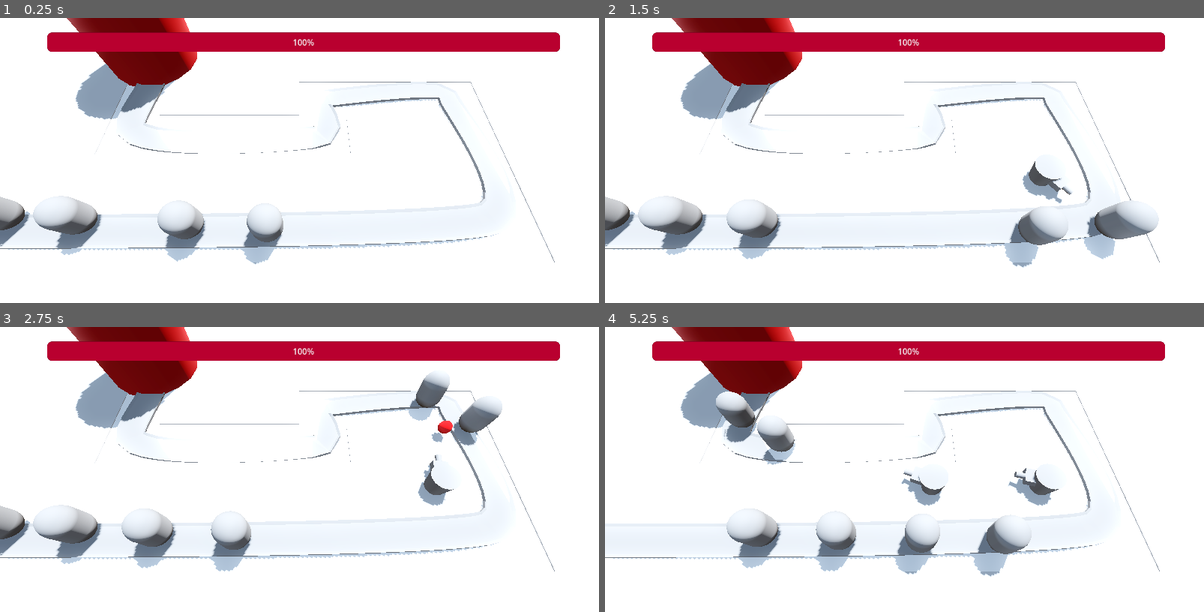
Above: before the commit, frames 1-4 (two rows, left to right).
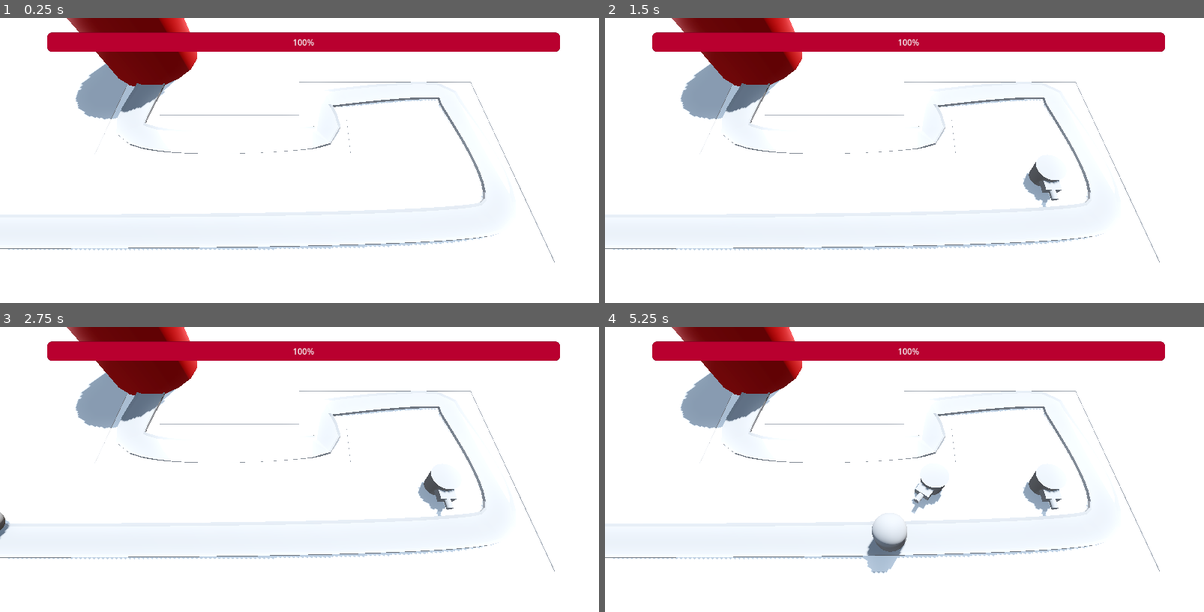
Above: after the commit, the same moments.

Repository: vishal-ahirwar/Barbarian
Game: Godot game, scene res://Level/base_level.tscn
Two runs of this game, one before a commit and one after it. Both use one fixed random seed, a clock stepped at 60 frames per second and the inputs below.
Inputs (mouse positions are in pixels of both pictures, inside the frame that each line leads up to):
- Up to frame 1 (0.25 s): no input
- Up to frame 2 (1.5 s): move the mouse to (1036, 169) at 0.52 s; right-click (1036, 169) at 0.6 s; move the mouse to (784, 203) at 1.27 s; right-click (784, 203) at 1.35 s
- Up to frame 3 (2.75 s): move the mouse to (359, 421) at 2.02 s; right-click (359, 421) at 2.1 s
- Up to frame 4 (5.25 s): move the mouse to (874, 563) at 2.77 s; right-click (874, 563) at 2.85 s; move the mouse to (1084, 546) at 3.52 s; right-click (1084, 546) at 3.6 s; move the mouse to (724, 443) at 4.27 s; right-click (724, 443) at 4.35 s; move the mouse to (934, 495) at 5.02 s; right-click (934, 495) at 5.1 s

The runs differ from the first frame. In frame 1, 3.2% of the frame differs, in the area x 0-48%, y 62-87%; in frame 2, 5.3%; in frame 3, 5.0%; in frame 4, 5.9%, in the area x 18-77%, y 22-88%.
Error before the commit: Invalid call to function 'takeDamage' in base 'PathFollow3D (enemy.gd)'. Expected 1 arguments. (res://Turret/projectile.gd:17)

Commit message:
turret instans added

Diff:
--- a/Enemy/enemy.gd
+++ b/Enemy/enemy.gd
@@ -1,4 +1,5 @@
 extends PathFollow3D
+@onready var animation_player: AnimationPlayer = $AnimationPlayer
 
 @export
 var speed:float=0.5
@@ -8,6 +9,8 @@
 @export var max_health:=100
 var current_health:int:
 	set(health_in):
+		if health_in<current_health:
+			animation_player.play("takeDamage")
 		current_health=health_in
 		if current_health<=0:
 			queue_free()
@@ -17,13 +20,10 @@
 
 func _ready() -> void:
 	current_health=max_health
-
+	speed+=randf_range(0.0,8.0)
 # Called every frame. 'delta' is the elapsed time since the previous frame.
 func _process(delta: float) -> void:
 	progress+=delta*speed
 	if progress_ratio>=1.0:
 		base.takeDamage(damage)
 		queue_free()
-
-func takeDamage(damage_in:int):
-	current_health-=damage_in
--- a/Enemy/enemy.tscn
+++ b/Enemy/enemy.tscn
@@ -1,6 +1,15 @@
-[gd_scene load_steps=4 format=3 uid="uid://xlkildleovy8"]
+[gd_scene load_steps=9 format=3 uid="uid://xlkildleovy8"]
 
 [ext_resource type="Script" path="res://Enemy/enemy.gd" id="1_8ext6"]
+
+[sub_resource type="CapsuleMesh" id="CapsuleMesh_xisqo"]
+radius = 1.0
+height = 3.0
+
+[sub_resource type="StandardMaterial3D" id="StandardMaterial3D_403ar"]
+no_depth_test = true
+shading_mode = 0
+albedo_color = Color(1, 0, 0, 1)
 
 [sub_resource type="CapsuleMesh" id="CapsuleMesh_xfe0s"]
 radius = 1.0
@@ -10,10 +19,53 @@
 radius = 1.0
 height = 3.0
 
+[sub_resource type="Animation" id="Animation_a1moo"]
+length = 0.001
+tracks/0/type = "value"
+tracks/0/imported = false
+tracks/0/enabled = true
+tracks/0/path = NodePath("MeshInstance3D2:visible")
+tracks/0/interp = 1
+tracks/0/loop_wrap = true
+tracks/0/keys = {
+"times": PackedFloat32Array(0),
+"transitions": PackedFloat32Array(1),
+"update": 1,
+"values": [false]
+}
+
+[sub_resource type="Animation" id="Animation_ccnb6"]
+resource_name = "takeDamage"
+length = 0.1
+tracks/0/type = "value"
+tracks/0/imported = false
+tracks/0/enabled = true
+tracks/0/path = NodePath("MeshInstance3D2:visible")
+tracks/0/interp = 1
+tracks/0/loop_wrap = true
+tracks/0/keys = {
+"times": PackedFloat32Array(0, 0.1),
+"transitions": PackedFloat32Array(1, 1),
+"update": 1,
+"values": [true, false]
+}
+
+[sub_resource type="AnimationLibrary" id="AnimationLibrary_ncate"]
+_data = {
+"RESET": SubResource("Animation_a1moo"),
+"takeDamage": SubResource("Animation_ccnb6")
+}
+
 [node name="Enemy" type="PathFollow3D"]
 loop = false
 script = ExtResource("1_8ext6")
-speed = 12.0
+speed = 2.0
+
+[node name="MeshInstance3D2" type="MeshInstance3D" parent="."]
+transform = Transform3D(1, 0, 0, 0, 1, 0, 0, 0, 1, 0, 1.5, 0)
+visible = false
+mesh = SubResource("CapsuleMesh_xisqo")
+surface_material_override/0 = SubResource("StandardMaterial3D_403ar")
 
 [node name="MeshInstance3D" type="MeshInstance3D" parent="."]
 transform = Transform3D(1, 1.38778e-17, 7.45058e-09, -1.38778e-17, 1, 1.07336e-17, -7.45058e-09, 1.53957e-17, 1, 0, 1.5, 0)
@@ -24,3 +76,8 @@
 [node name="CollisionShape3D" type="CollisionShape3D" parent="EnemyArea3D"]
 transform = Transform3D(1, 0, 0, 0, 1, 0, 0, 0, 1, 0, 1.5, 0)
 shape = SubResource("CapsuleShape3D_d32xp")
+
+[node name="AnimationPlayer" type="AnimationPlayer" parent="."]
+libraries = {
+"": SubResource("AnimationLibrary_ncate")
+}
--- /dev/null
+++ b/Enemy/enemy_path.gd
@@ -0,0 +1,9 @@
+extends Path3D
+@export var enemy_scene:PackedScene
+
+func spawnEnemy():
+	var enemy=enemy_scene.instantiate()
+	add_child(enemy)
+
+func onSpawnTimerTimeout() -> void:
+	spawnEnemy()
--- a/Level/base_level.tscn
+++ b/Level/base_level.tscn
@@ -1,9 +1,10 @@
-[gd_scene load_steps=12 format=3 uid="uid://dr71a0ik32wkp"]
+[gd_scene load_steps=13 format=3 uid="uid://dr71a0ik32wkp"]
 
 [ext_resource type="MeshLibrary" uid="uid://dp0ge5bd7y3dx" path="res://MeshLibraries/SpaceLibrary.tres" id="1_ll40j"]
 [ext_resource type="PackedScene" uid="uid://k0a5gmanham" path="res://RayPickerCamera/ray_picker_camera.tscn" id="1_uccgb"]
 [ext_resource type="PackedScene" uid="uid://xlkildleovy8" path="res://Enemy/enemy.tscn" id="2_8627j"]
 [ext_resource type="PackedScene" uid="uid://cnu4qnkg01dod" path="res://Turret/turret.tscn" id="2_rk44v"]
+[ext_resource type="Script" path="res://Enemy/enemy_path.gd" id="3_8crw7"]
 [ext_resource type="PackedScene" uid="uid://dx8541f42ytp1" path="res://Base/base.tscn" id="3_j0stv"]
 [ext_resource type="Script" path="res://Turret/turret_manager.gd" id="6_6yg0c"]
 
@@ -55,11 +56,13 @@
 "cells": PackedInt32Array(65530, 65535, 131072, 65535, 2, 131072, 4, 65535, 131072, 65530, 65533, 131072, 65530, 65534, …(688 unchanged characters)…
 }
 
-[node name="Path3D" type="Path3D" parent="."]
+[node name="EnemyPath" type="Path3D" parent="."]
 transform = Transform3D(0.99915, -1.80224e-09, -0.0412304, 1.80224e-09, 1, -3.71682e-11, 0.0412304, -3.71682e-11, 0.99915, -0.333384, 0.0099659, -0.0591516)
 curve = SubResource("Curve3D_h30fi")
+script = ExtResource("3_8crw7")
+enemy_scene = ExtResource("2_8627j")
 
-[node name="Road" type="CSGPolygon3D" parent="Path3D"]
+[node name="Road" type="CSGPolygon3D" parent="EnemyPath"]
 transform = Transform3D(0.996078, 1.03564e-11, 0.0884771, 3.77945e-12, 1, -1.59603e-10, -0.0884771, 1.59311e-10, 0.996078, 0, 0, 0)
 polygon = PackedVector2Array(-1, 0, -1, 0.1, 1, 0.1, 1, 0)
 mode = 2
@@ -73,7 +76,7 @@
 path_u_distance = 1.0
 path_joined = false
 
-[node name="Left" type="CSGPolygon3D" parent="Path3D"]
+[node name="Left" type="CSGPolygon3D" parent="EnemyPath"]
 transform = Transform3D(0.996078, 1.03564e-11, 0.0884771, 3.77945e-12, 1, -1.59603e-10, -0.0884771, 1.59311e-10, 0.996078, 0, 0, 0)
 polygon = PackedVector2Array(-1.1, 0, -1.1, 0.2, -0.9, 0.1, -0.9, 0)
 mode = 2
@@ -87,7 +90,7 @@
 path_u_distance = 1.0
 path_joined = false
 
-[node name="Right" type="CSGPolygon3D" parent="Path3D"]
+[node name="Right" type="CSGPolygon3D" parent="EnemyPath"]
 transform = Transform3D(0.996078, 1.03564e-11, 0.0884771, 3.77945e-12, 1, -1.59603e-10, -0.0884771, 1.59311e-10, 0.996078, 0, 0, 0)
 polygon = PackedVector2Array(1.1, 0, 1.1, 0.2, 0.9, 0.1, -0.9, 0)
 mode = 2
@@ -101,36 +104,15 @@
 path_u_distance = 1.0
 path_joined = false
 
-[node name="Enemy" parent="Path3D" instance=ExtResource("2_8627j")]
-transform = Transform3D(0.0138985, -0.00448276, -0.999809, 0, 0.99991, -0.00448318, 0.999829, 6.23144e-05, 0.0138982, -29.3808, 0, 5.93464)
-speed = 4.0
-
-[node name="Enemy2" parent="Path3D" instance=ExtResource("2_8627j")]
-transform = Transform3D(-0.0136476, -0.0146736, -0.999714, -0.000263867, 0.999812, -0.0146713, 0.999831, 6.35679e-05, -0.0136499, -24.3822, 0.0769143, 6.01251)
-progress = 5.0
-speed = 4.0
-
-[node name="Enemy3" parent="Path3D" instance=ExtResource("2_8627j")]
-transform = Transform3D(-0.0102412, -0.0134134, -0.999773, -0.000216029, 0.99983, -0.0134119, 0.999873, 7.86328e-05, -0.010243, -19.3829, 0.147145, 6.07228)
-progress = 10.0
-speed = 4.0
-
-[node name="Enemy4" parent="Path3D" instance=ExtResource("2_8627j")]
-transform = Transform3D(-0.00648379, -0.0120233, -0.999822, -0.00016823, 0.999847, -0.0120224, 0.999904, 9.02563e-05, -0.00648528, -14.3835, 0.210826, 6.11435)
-progress = 15.0
-speed = 4.0
-
-[node name="Enemy5" parent="Path3D" instance=ExtResource("2_8627j")]
-transform = Transform3D(-0.00189722, -0.0103265, -0.99986, -0.000116979, 0.999866, -0.0103262, 0.999923, 9.7379e-05, -0.00189831, -9.38381, 0.266872, 6.13577)
-progress = 20.0
-
-[node name="Enemy6" parent="Path3D" instance=ExtResource("2_8627j")]
-transform = Transform3D(0.00420094, -0.00807041, -0.999874, -6.08792e-05, 0.999887, -0.00807071, 0.999916, 9.47836e-05, 0.00420027, -4.38403, 0.313179, 6.13085)
-progress = 25.0
+[node name="SpawnTimer" type="Timer" parent="EnemyPath"]
+wait_time = 1.5
+autostart = true
 
 [node name="Base" parent="." instance=ExtResource("3_j0stv")]
 
 [node name="TurretManager" type="Node3D" parent="." node_paths=PackedStringArray("enemy_path")]
 script = ExtResource("6_6yg0c")
 turret = ExtResource("2_rk44v")
-enemy_path = NodePath("../Path3D")
+enemy_path = NodePath("../EnemyPath")
+
+[connection signal="timeout" from="EnemyPath/SpawnTimer" to="EnemyPath" method="onSpawnTimerTimeout"]
--- a/Turret/projectile.gd
+++ b/Turret/projectile.gd
@@ -2,9 +2,7 @@
 
 var direction:=Vector3.FORWARD
 @export var speed:=30.0
-
-
-
+@export var damage:=10
 func _physics_process(delta: float) -> void:
 	position+=direction*speed*delta
 
@@ -14,5 +12,5 @@
 
 func onAreaEntered(area: Area3D) -> void:
 	if area.is_in_group("enemy_area"):
-		area.get_parent().takeDamage()
+		area.get_parent().current_health-=damage
 		queue_free()
--- a/Turret/turret.gd
+++ b/Turret/turret.gd
@@ -2,19 +2,37 @@
 @export var projectile:PackedScene
 @onready var fire_timer: Timer = $FireTimer
 @onready var barrel: MeshInstance3D = $Base/Visor/Barrel
+@onready var animation_player: AnimationPlayer = $AnimationPlayer
+
+@export var turret_range:=10.0
 var enemy_path:Path3D
-
+var nearby_target:PathFollow3D
 
 func _ready() -> void:
 	fire_timer.timeout.connect(spawnProjectile)
 
 
 func _physics_process(_delta: float) -> void:
-	var nearby_enemy=enemy_path.get_children().back()
-	look_at(nearby_enemy.global_position,Vector3.UP,true)
+	nearby_target=findBestTarget()
+	if nearby_target:
+		look_at(nearby_target.global_position,Vector3.UP,true)
 
 func spawnProjectile():
-	var shot=projectile.instantiate()
-	add_child(shot)
-	shot.global_position=barrel.global_position
-	shot.direction=global_transform.basis.z
+	if nearby_target:
+		animation_player.play("fire")
+		var shot=projectile.instantiate()
+		add_child(shot)
+		shot.global_position=barrel.global_position
+		shot.direction=global_transform.basis.z
+
+func findBestTarget()->PathFollow3D:
+	var best_target=null
+	var best_progress=0
+	for enemy in enemy_path.get_children():
+		if enemy is PathFollow3D:
+			if enemy.progress>best_progress:
+				var distance:=global_position.distance_to(enemy.global_position)
+				if distance<turret_range:
+					best_progress=enemy.progress
+					best_target=enemy
+	return best_target
--- a/Turret/turret.tscn
+++ b/Turret/turret.tscn
@@ -15,6 +15,43 @@
 bottom_radius = 0.2
 height = 1.0
 
+[sub_resource type="Animation" id="Animation_jlenv"]
+length = 0.001
+tracks/0/type = "value"
+tracks/0/imported = false
+tracks/0/enabled = true
+tracks/0/path = NodePath("Base/Visor:position")
+tracks/0/interp = 1
+tracks/0/loop_wrap = true
+tracks/0/keys = {
+"times": PackedFloat32Array(0),
+"transitions": PackedFloat32Array(1),
+"update": 0,
+"values": [Vector3(0, 0.9, 1.05)]
+}
+
+[sub_resource type="Animation" id="Animation_6fdmh"]
+resource_name = "fire"
+length = 0.3
+tracks/0/type = "value"
+tracks/0/imported = false
+tracks/0/enabled = true
+tracks/0/path = NodePath("Base/Visor:position")
+tracks/0/interp = 1
+tracks/0/loop_wrap = true
+tracks/0/keys = {
+"times": PackedFloat32Array(0, 0.3),
+"transitions": PackedFloat32Array(1, 1),
+"update": 0,
+"values": [Vector3(0, 0.9, 0), Vector3(0, 0.9, 1.05)]
+}
+
+[sub_resource type="AnimationLibrary" id="AnimationLibrary_eox54"]
+_data = {
+"RESET": SubResource("Animation_jlenv"),
+"fire": SubResource("Animation_6fdmh")
+}
+
 [node name="Turret" type="Node3D"]
 script = ExtResource("1_0b5ws")
 projectile = ExtResource("2_ibkka")
@@ -23,7 +60,7 @@
 mesh = SubResource("CylinderMesh_28071")
 
 [node name="Visor" type="MeshInstance3D" parent="Base"]
-transform = Transform3D(1, 0, 0, 0, 1, 0, 0, 0, 1, 0, 0.90045, 1.05035)
+transform = Transform3D(1, 0, 0, 0, 1, 0, 0, 0, 1, 0, 0.9, 1.05)
 mesh = SubResource("BoxMesh_6lp4h")
 
 [node name="Barrel" type="MeshInstance3D" parent="Base/Visor"]
@@ -32,3 +69,8 @@
 
 [node name="FireTimer" type="Timer" parent="."]
 autostart = true
+
+[node name="AnimationPlayer" type="AnimationPlayer" parent="."]
+libraries = {
+"": SubResource("AnimationLibrary_eox54")
+}
Not shown: 4 places in MeshLibraries/SpaceLibrary.tres that only renumber resources
Not shown: 1 places in Turret/turret.tscn that only renumber resources
